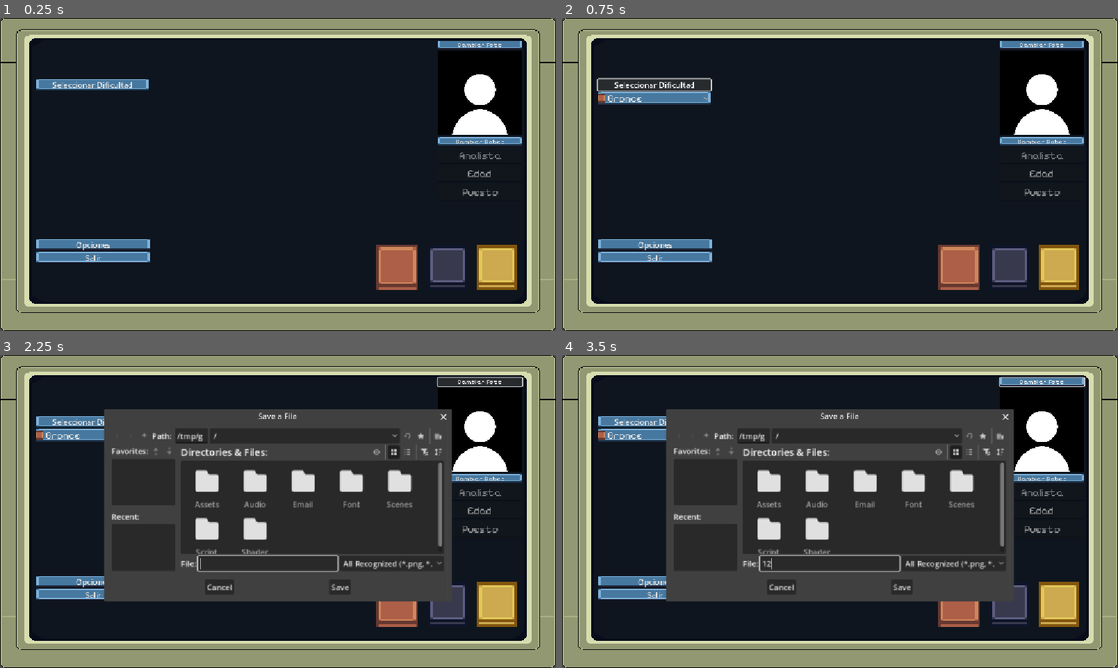
Above: before the commit, frames 1-4 (two rows, left to right).
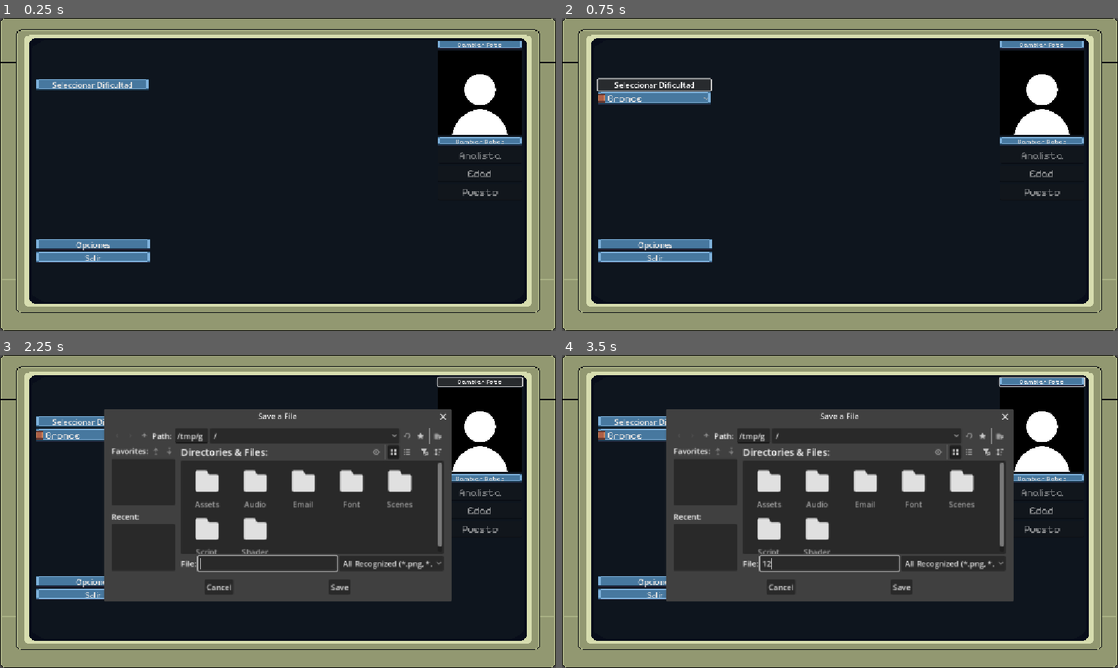
Above: after the commit, the same moments.

Repository: 6uara/PhiShield
Game: Godot game, scene res://Scenes/main_menu.tscn
Same seed, same stepped clock (60 frames per second), same inputs: the game is played once before the commit and once after it. Sound files missing from this copy of the repository are replaced by a short silence.
Inputs (mouse positions are in pixels of both pictures, inside the frame that each line leads up to):
- Up to frame 1 (0.25 s): no input
- Up to frame 2 (0.75 s): click "Seleccionar Dificultad" at 0.5 s
- Up to frame 3 (2.25 s): click "Bronce" at 1.25 s; click "Cambiar Foto" at 2 s
- Up to frame 4 (3.5 s): click (828, 564) at 2.77 s; type "12" at 2.85 s

The runs differ from the first frame. In frame 1, 2.9% of the frame differs, in the area x 67-93%, y 72-87%; in frame 2, 2.9%; in frame 3, 2.4%; in frame 4, 2.4%.

Commit message:
fix trofeos

Diff:
--- a/Script/trophy_container.gd
+++ b/Script/trophy_container.gd
@@ -8,8 +8,8 @@
 
 func _ready() -> void:
 	if(not GameManager.is_module_completed(difficultyEnums.difficulty.Bronce)):
-		bronce.self_modulate -= Color(-50,-50,-50)
+		bronce.hide()
 	if(not GameManager.is_module_completed(difficultyEnums.difficulty.Plata)):
-		plata.self_modulate -= Color(-50,-50,-50)
+		plata.hide()
 	if(not GameManager.is_module_completed(difficultyEnums.difficulty.Oro)):
-		oro.self_modulate -= Color(-50,-50,-50)
+		oro.hide()
